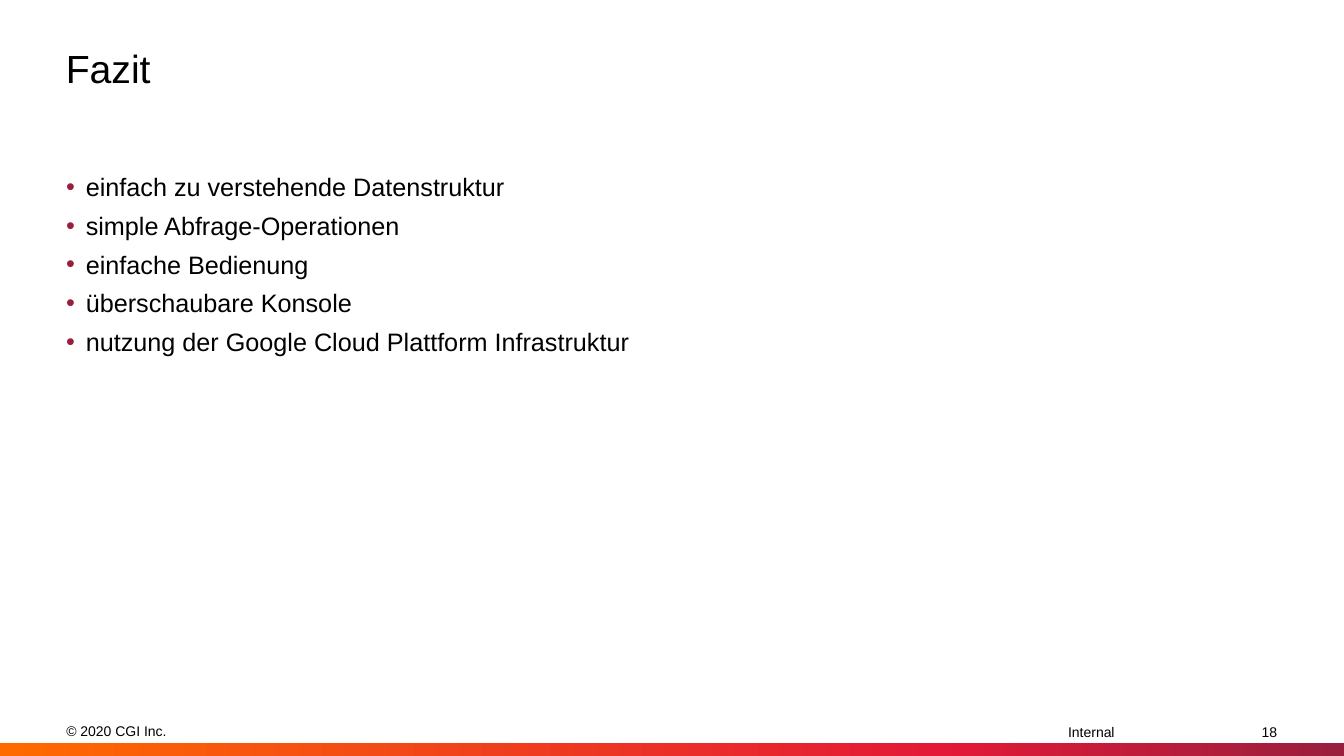
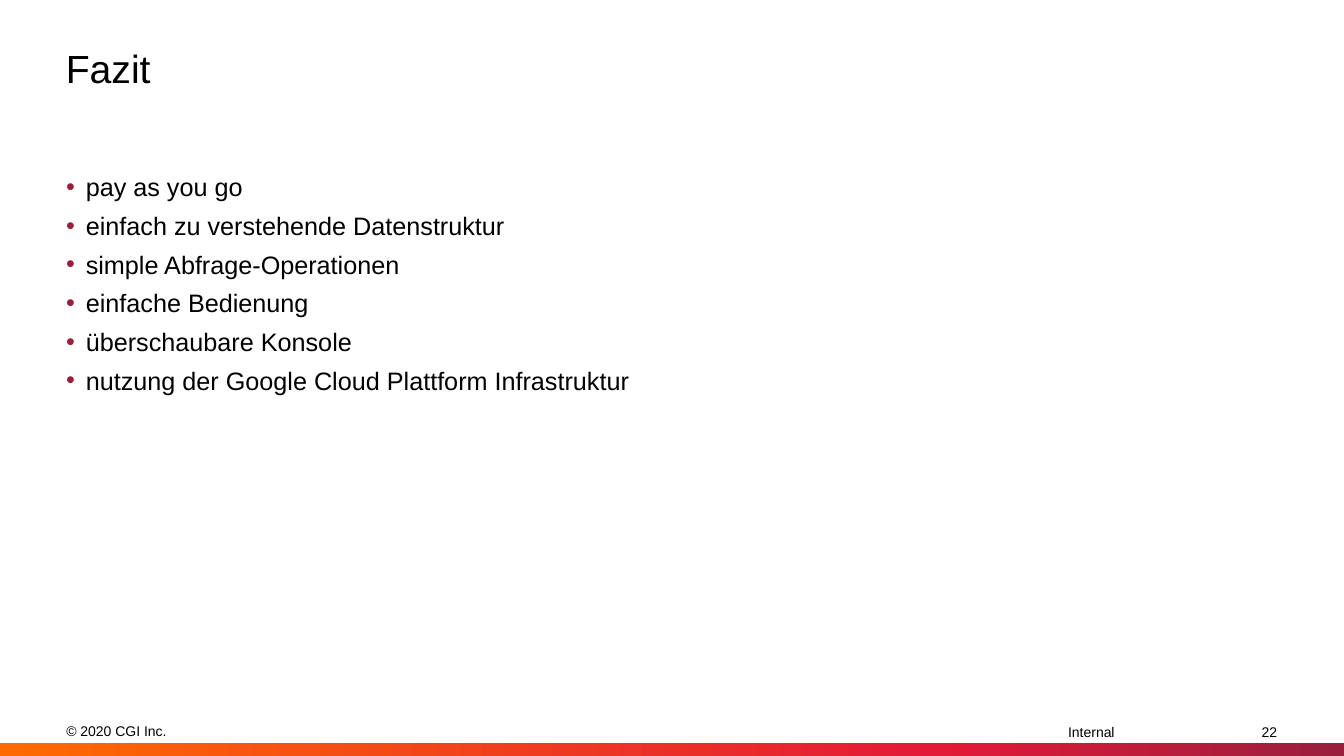
Before and after one commit to MJ7898/workshop_firebase, a slide deck: slide 22 of DBS_Workshop_Firebase.pptx (slide 18 before the commit). Drawn at 1344x756 pixels with LibreOffice and Linux fonts; fonts in the diff are those of the drawing. Boxes give left, top, right and bottom in pixels: in the first picture for what was removed or moved away, otherwise in the second. Text is boxed around its words. In the diff, an @@ line names an element or a change of style, - is before the commit and + after.

```diff
--- a/DBS_Workshop_Firebase.pptx
+++ b/DBS_Workshop_Firebase.pptx
@@ text at (x1=86, y1=182, x2=243, y2=202): paragraph added @@
+  • pay as you go
@@ page number at (x1=1262, y1=727, x2=1278, y2=737): text changed @@
-18
+22
```
Also in this commit, not shown: 3 other slides changed, 6 slides added, 2 other files.
